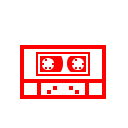
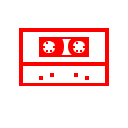
The second 128 x 128 image is a revision of the first. Changes to its layers:
painted on "24" over [40, 42, 85, 69]
added layer "Cassette Empty" above "Cassette Original" over [19, 28, 109, 99]
renamed "Cassette" to "Cassette Original", hid it over [19, 28, 109, 99]
